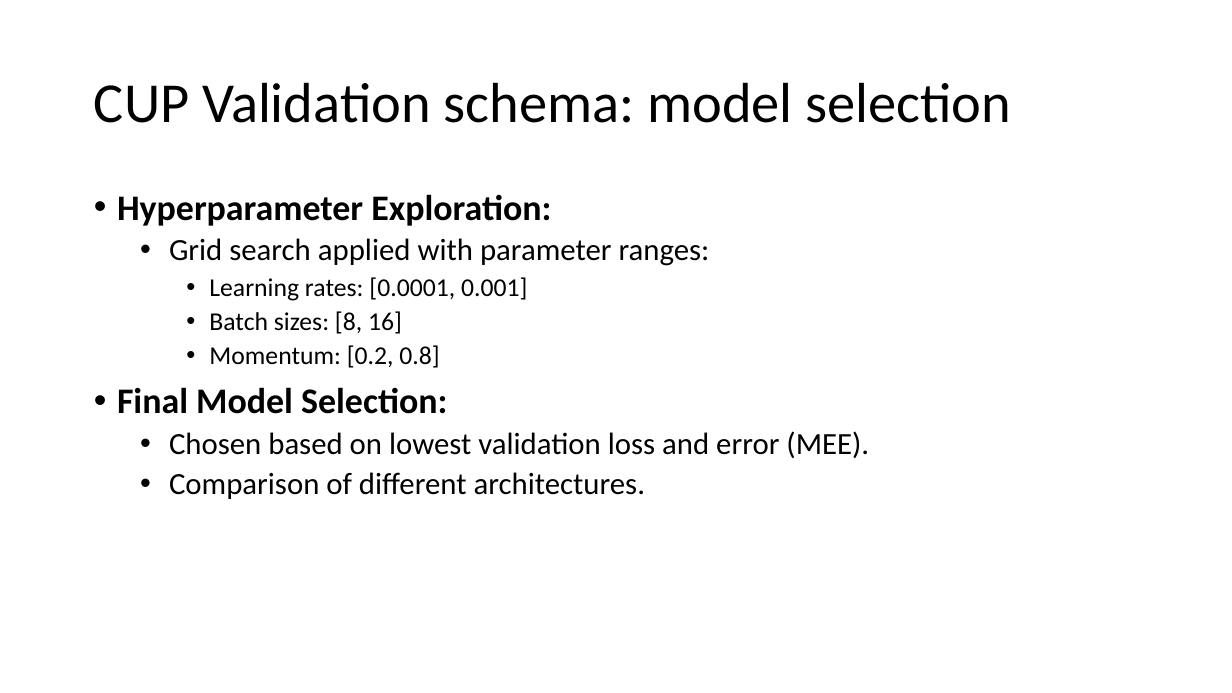
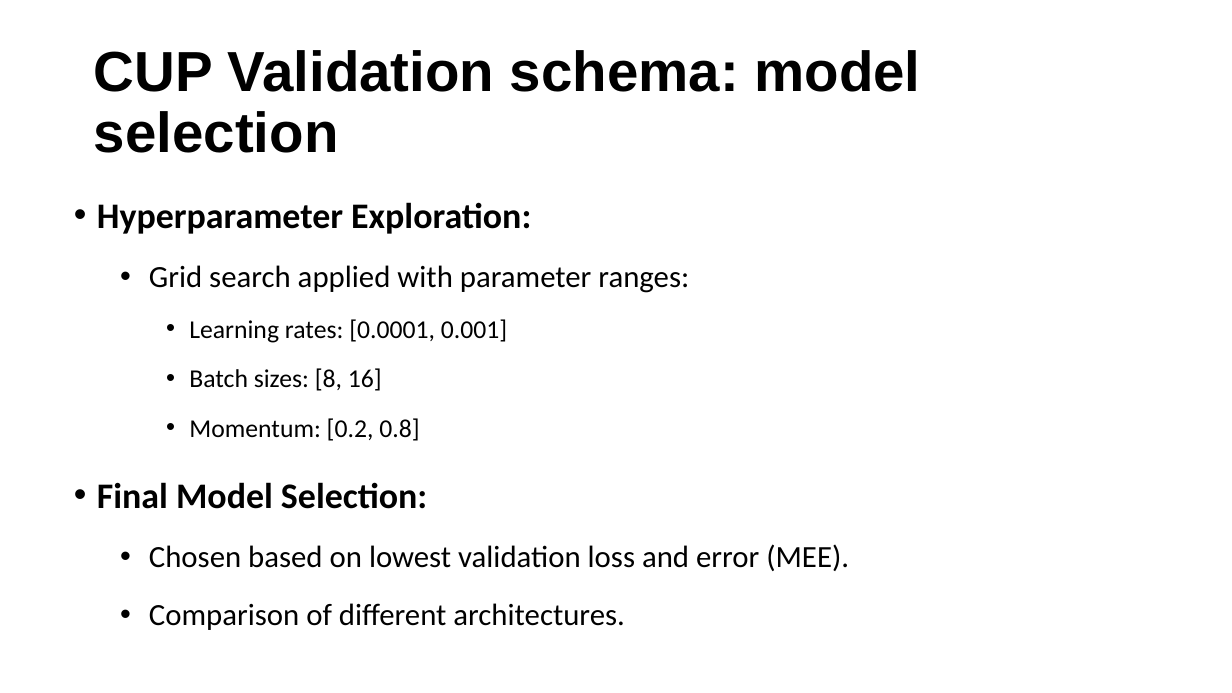
Before and after one commit to Tsion-Ketema/Machine_learning_project_2024, a slide deck: slide 14 of report_slide.pptx (slide 9 before the commit). Drawn at 1232x693 pixels with LibreOffice and Linux fonts; fonts in the diff are those of the drawing. Boxes give left, top, right and bottom in pixels: in the first picture for what was removed or moved away, otherwise in the second. Text is boxed around its words. In the diff, an @@ line names an element or a change of style, - is before the commit and + after.

```diff
--- a/report_slide.pptx
+++ b/report_slide.pptx
@@ title "CUP Validation schema: model selection" at [94, 50, 920, 153]: font Calibri to Arial, bold on @@
@@ text "Hyperparameter Exploration:": place and size @@
-text "Hyperparameter Exploration:" at [117, 194, 869, 499]
+text "Hyperparameter Exploration:" at [97, 202, 849, 630]
@@ text "Hyperparameter Exploration:" at [97, 202, 849, 630]: line spacing 0.9 to 1.4 @@
```
Also in this commit, not shown: 7 other slides changed, 8 slides added, 3 slides removed, 56 other files.
